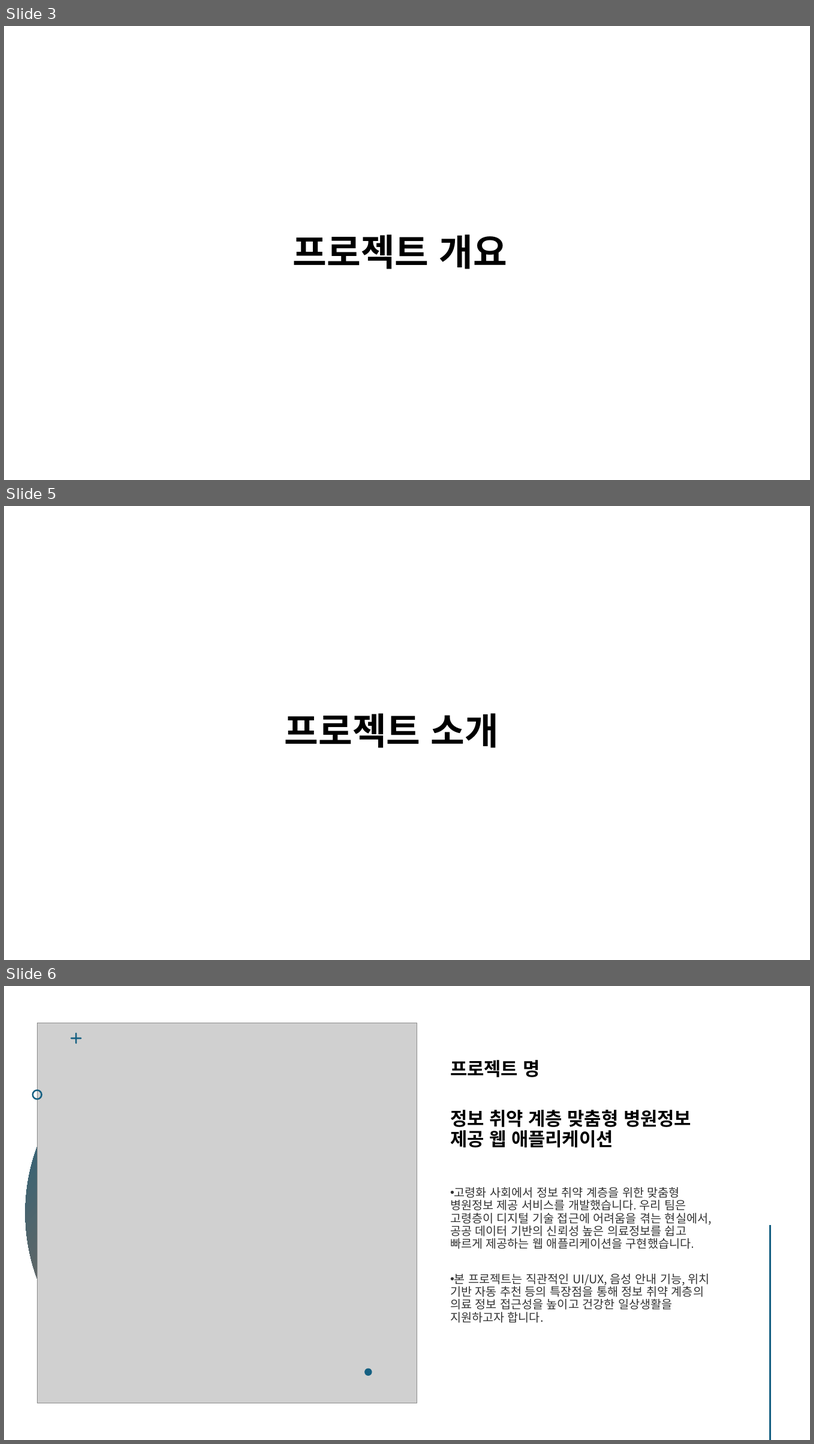
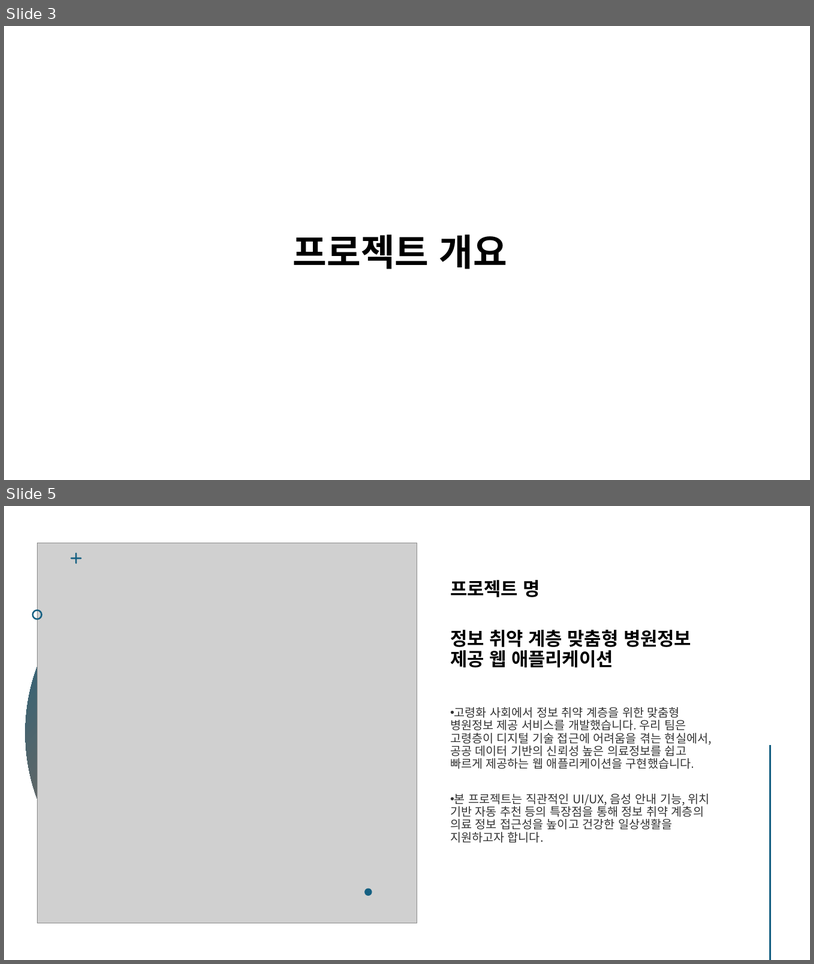
Before and after one commit to 0dlgmlwo0/Project_hospital, a slide deck: 최종발표.pptx. Shown one above the other, each under a label of ours: slides 3, 5 and 6 before the commit, slides 3 and 5 after it; the slides between them are not shown. The pictures are 814x1444 and 814x964 pixels, drawn with LibreOffice and Linux fonts; fonts in the diff are those of the drawing; grey boxes stand for pictures. Boxes give left, top, right and bottom in pixels: in the first picture for what was removed or moved away, otherwise in the second. Text is boxed around its words. In the diff, an @@ line names an element or a change of style, - is before the commit and + after.

```diff
--- a/최종발표.pptx
+++ b/최종발표.pptx
@@ slide 5 removed at (x1=4, y1=506, x2=810, y2=960), background #FFFFFF @@
@@ title removed at (x1=285, y1=713, x2=499, y2=748) @@
-프로젝트 소개
@@ what was slide 6 is now slide 5 @@
```
Also in this commit, not shown: 6 slides changed, 3 slides added, 3 other slides removed, 1 other file.
